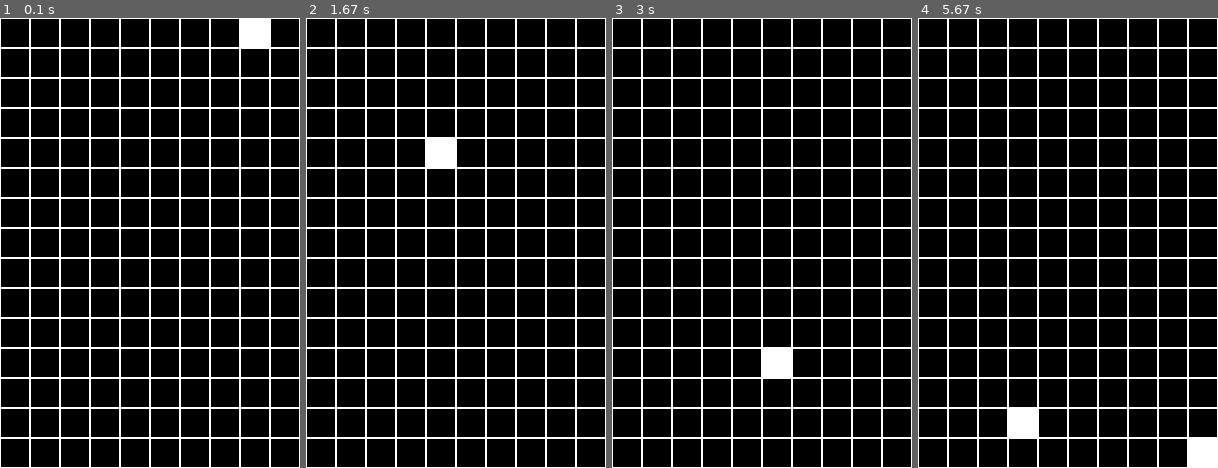
Above: before the commit, frames 1-4 (left to right).
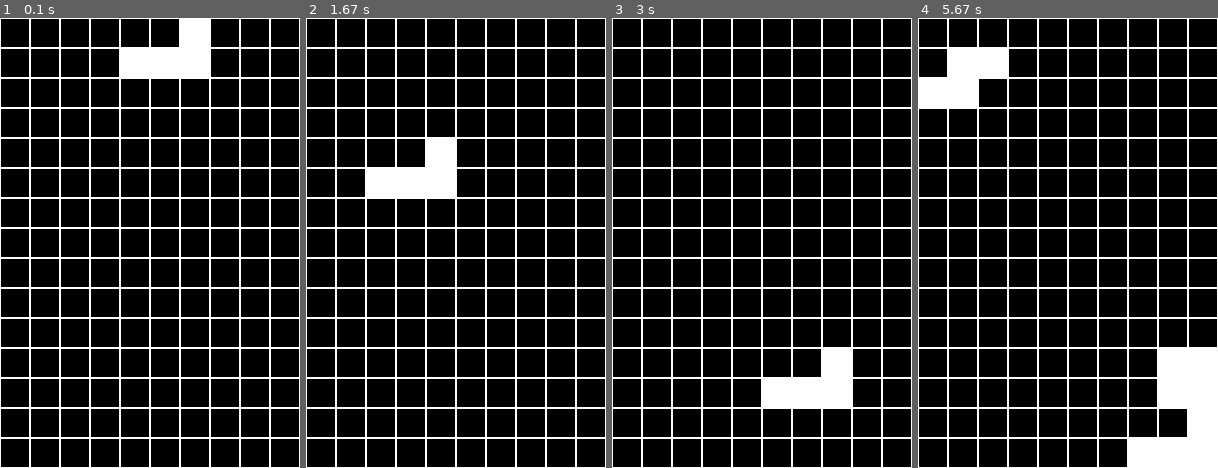
Above: after the commit, the same moments.

Repository: 7CreAtoR7/PyGame
Game: pygame game, started from Tetris/main.py
Same seed, same stepped clock (60 frames per second), same inputs: the game is played once before the commit and once after it.
Inputs:
- Up to frame 1 (0.1 s): no input
- Up to frame 2 (1.67 s): hold D 0.33-0.8 s; hold D 0.83-1.3 s; hold A from 1.33 s (still down)
- Up to frame 3 (3 s): release A at 1.87 s; hold S 1.9-2.2 s; hold A 2.23-2.63 s; hold D from 2.67 s (still down)
- Up to frame 4 (5.67 s): release D at 3.3 s; hold S 3.33-3.7 s; hold A 3.73-4.2 s; hold D 4.23-4.7 s; hold D 4.73-5.2 s; hold A from 5.23 s (still down)

The runs differ from the first frame. In frame 1, 2.9% of the frame differs, in the area x 40-90%, y 0-14%; in frame 2, 1.7%; in frame 3, 2.9%; in frame 4, 7.0%, in the area x 0-100%, y 6-100%.

Commit message:
Готовая версия без спрайтов

Diff:
--- a/Tetris/main.py
+++ b/Tetris/main.py
@@ -1,6 +1,174 @@
+from copy import deepcopy
 import pygame
 import random
 import sqlite3
+
+
+class Figure:
+    def __init__(self, tetris, position, blocks):
+        self.tetris = tetris
+        for idx in range(len(blocks)):
+            blocks[idx][0] += position[0]
+            blocks[idx][1] += position[1]
+            row, col = blocks[idx]
+            if tetris.board[row][col] == 1:
+                return False
+            tetris.board[row][col] = 1
+        self.blocks = blocks
+
+    def get_most_down(self):
+        return max([row for row, col in self.blocks])
+
+    def get_most_left(self):
+        return min([col for row, col in self.blocks])
+
+    def get_most_right(self):
+        return max([col for row, col in self.blocks])
+
+    def move_down(self):
+        if self.get_most_down() + 1 >= self.tetris.height:
+            return False
+
+        blocks = deepcopy(self.blocks)
+        board = deepcopy(tetris.board)
+
+        for idx in range(len(blocks)):
+            row, col = blocks[idx]
+            board[row][col] = 0
+            blocks[idx] = (row + 1, col)
+
+        for row, col in blocks:
+            if board[row][col] == 1:
+                break
+            board[row][col] = 1
+        else:
+            self.blocks = blocks
+            tetris.board = board
+            return True
+        return False
+
+    def move_left(self):
+        if self.get_most_down() + 1 >= self.tetris.height or \
+           self.get_most_left() <= 0:
+            return False
+
+        blocks = deepcopy(self.blocks)
+        board = deepcopy(tetris.board)
+
+        for idx in range(len(blocks)):
+            row, col = blocks[idx]
+            board[row][col] = 0
+            blocks[idx] = (row, col - 1)
+
+        for row, col in blocks:
+            if board[row][col] == 1:
+                break
+            board[row][col] = 1
+        else:
+            self.blocks = blocks
+            tetris.board = board
+            return True
+        return False
+
+    def move_right(self):
+        if self.get_most_down() + 1 >= self.tetris.height or \
+           self.get_most_right() + 1 >= self.tetris.width:
+            return False
+
+        blocks = deepcopy(self.blocks)
+        board = deepcopy(tetris.board)
+
+        for idx in range(len(blocks)):
+            row, col = blocks[idx]
+            board[row][col] = 0
+            blocks[idx] = (row, col + 1)
+
+        for row, col in blocks:
+            if board[row][col] == 1:
+                break
+            board[row][col] = 1
+        else:
+            self.blocks = blocks
+            tetris.board = board
+            return True
+        return False
+
+
+class Hero(Figure):
+    def __init__(self, tetris, position):
+        blocks = [
+            [0, 0],
+            [0, 1],
+            [0, 2],
+            [0, 3]
+        ]
+        super().__init__(tetris, position, blocks)
+
+
+class Smashboy(Figure):
+    def __init__(self, tetris, position):
+        blocks = [
+            [0, 0],
+            [0, 1],
+            [1, 0],
+            [1, 1]
+        ]
+        super().__init__(tetris, position, blocks)
+
+
+class Teewee(Figure):
+    def __init__(self, tetris, position):
+        blocks = [
+            [0, 1],
+            [1, 0],
+            [1, 1],
+            [1, 2]
+        ]
+        super().__init__(tetris, position, blocks)
+
+
+class OrangeRicky(Figure):
+    def __init__(self, tetris, position):
+        blocks = [
+            [0, 2],
+            [1, 0],
+            [1, 1],
+            [1, 2]
+        ]
+        super().__init__(tetris, position, blocks)
+
+
+class BlueRicky(Figure):
+    def __init__(self, tetris, position):
+        blocks = [
+            [0, 0],
+            [1, 0],
+            [1, 1],
+            [1, 2]
+        ]
+        super().__init__(tetris, position, blocks)
+
+
+class Cleveland(Figure):
+    def __init__(self, tetris, position):
+        blocks = [
+            [0, 0],
+            [0, 1],
+            [1, 1],
+            [1, 2]
+        ]
+        super().__init__(tetris, position, blocks)
+
+
+class RhodeIsland(Figure):
+    def __init__(self, tetris, position):
+        blocks = [
+            [0, 1],
+            [0, 2],
+            [1, 0],
+            [1, 1]
+        ]
+        super().__init__(tetris, position, blocks)
 
 
 class Tetris:
@@ -8,50 +176,25 @@
         self.width = width
         self.height = height
         self.board = [[0] * width for _ in range(height)]
-        self.current_figure = (None, None)
+        self.current_figure = None
         self.cell_size = cell_size
         self.score = 0
 
-    def add_figure(self, figure_type=None):
-        col = random.randint(0, self.width - 1)
-        self.current_figure = (0, col)
-        self.board[0][col] = 1
-
-    def move_figure(self, direction='down'):
-        row, col = self.current_figure
-        if row is None:
-            return
-
-        if direction == 'down':
-            if row + 1 >= self.height:
-                return
-            self.current_figure = (row + 1, col)
-            self.board[row][col] = 0
-            self.board[row + 1][col] = 1
-        elif direction == 'left':
-            if row + 1 == self.height or col - 1 < 0:
-                return
-            self.current_figure = (row, col - 1)
-            self.board[row][col] = 0
-            self.board[row][col - 1] = 1
-        elif direction == 'right':
-            if row + 1 == self.height or col + 1 >= self.width:
-                return
-            self.current_figure = (row, col + 1)
-            self.board[row][col] = 0
-            self.board[row][col + 1] = 1
+    def add_figure(self, figure):
+        col = random.randint(3, self.width - 4)
+        self.current_figure = figure(self, (0, col))
+        if self.current_figure == False:
+            exit()  # TODO: Game over!
 
     def tick(self):
-        row, col = self.current_figure
-        if row is None:
-            self.add_figure()
-        else:
-            if row + 1 == self.height:
-                self.current_figure = (None, None)
-            elif self.board[row + 1][col]:
-                self.current_figure = (None, None)
-            else:
-                self.move_figure('down')
+        figure = self.current_figure
+        if figure is None:
+            self.add_figure(next(FIGURES_SEQUENCE))
+        else:
+            if figure.get_most_down() == self.height:
+                self.current_figure = None
+            elif figure.move_down() == False:
+                self.current_figure = None
 
             if all(self.board[-1]):
                 self.board[-1] = [0] * self.width
@@ -69,7 +212,22 @@
                                  not bool(self.board[row][col]))
 
 
+def figures_sequence(figures):
+    figures_copy = figures[:]
+    while True:
+        figure = random.choice(figures_copy)
+        figures_copy = figures[:]
+        figures_copy.remove(figure)
+        yield figure
+
+
 if __name__ == '__main__':
+    DEFAULT_SPEED = 10
+    INCREASED_SPEED = 50
+    FIGURES = [Hero, Smashboy, Teewee, OrangeRicky,
+               BlueRicky, Cleveland, RhodeIsland]
+    FIGURES_SEQUENCE = figures_sequence(FIGURES)
+
     con = sqlite3.connect('database.sqlite')
     cur = con.cursor()
 
@@ -79,10 +237,7 @@
     )""")
 
     tetris = Tetris(10, 15, 30)
-    tetris.add_figure()
-
-    DEFAULT_SPEED = 10
-    INCREASED_SPEED = 50
+    tetris.add_figure(next(FIGURES_SEQUENCE))
 
     pygame.init()
     pygame.display.set_caption('Тетрис')
@@ -93,6 +248,7 @@
     speed = DEFAULT_SPEED
     current_tick = 0
     current_key = None
+    next_figure = None
 
     running = True
     while running:
@@ -110,14 +266,15 @@
                 if event.key in [97, 100, 115]:
                     current_key = None
 
-        if current_key == 97:
-            tetris.move_figure('left')
-        elif current_key == 100:
-            tetris.move_figure('right')
-        elif current_key == 115:  # pressed S
-            speed = INCREASED_SPEED
-        else:
-            speed = DEFAULT_SPEED
+        if tetris.current_figure:
+            if current_key == 97:
+                tetris.current_figure.move_left()
+            elif current_key == 100:
+                tetris.current_figure.move_right()
+            elif current_key == 115:  # pressed S
+                speed = INCREASED_SPEED
+            else:
+                speed = DEFAULT_SPEED
 
         if current_tick >= 50:
             tetris.tick()
